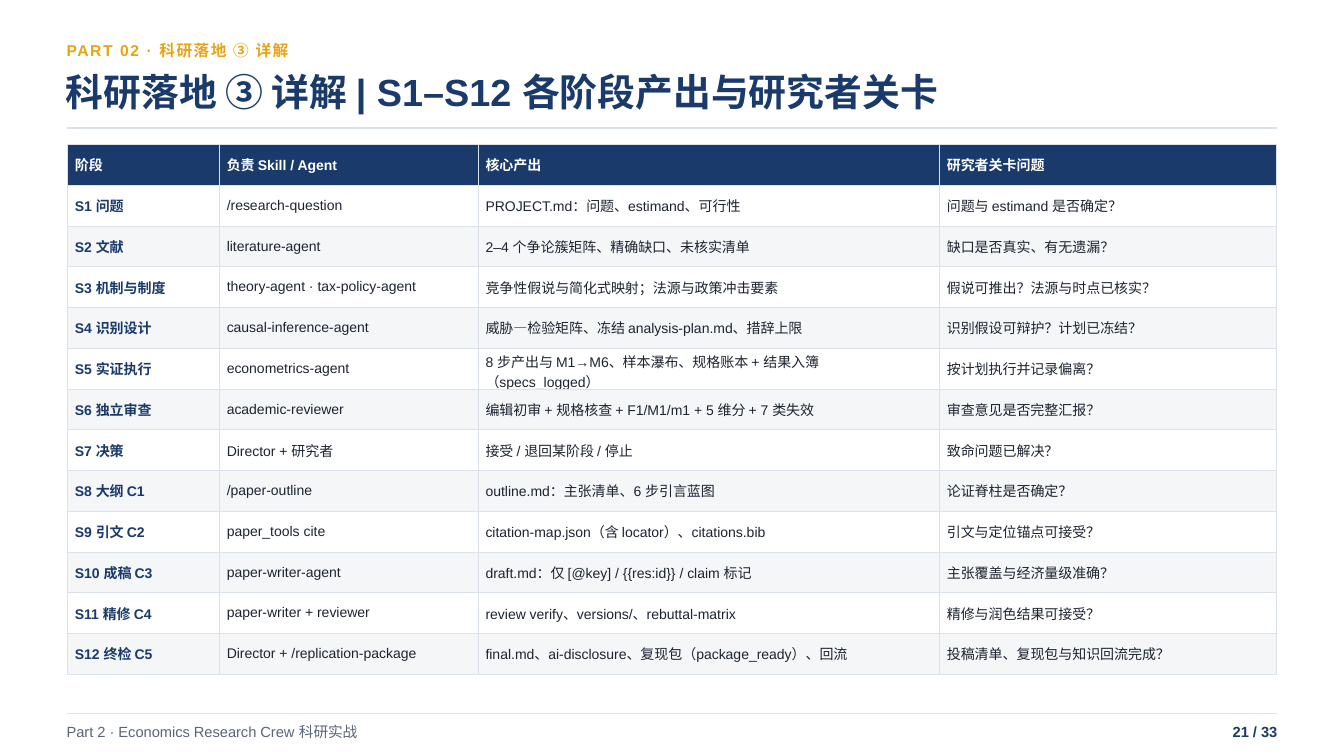
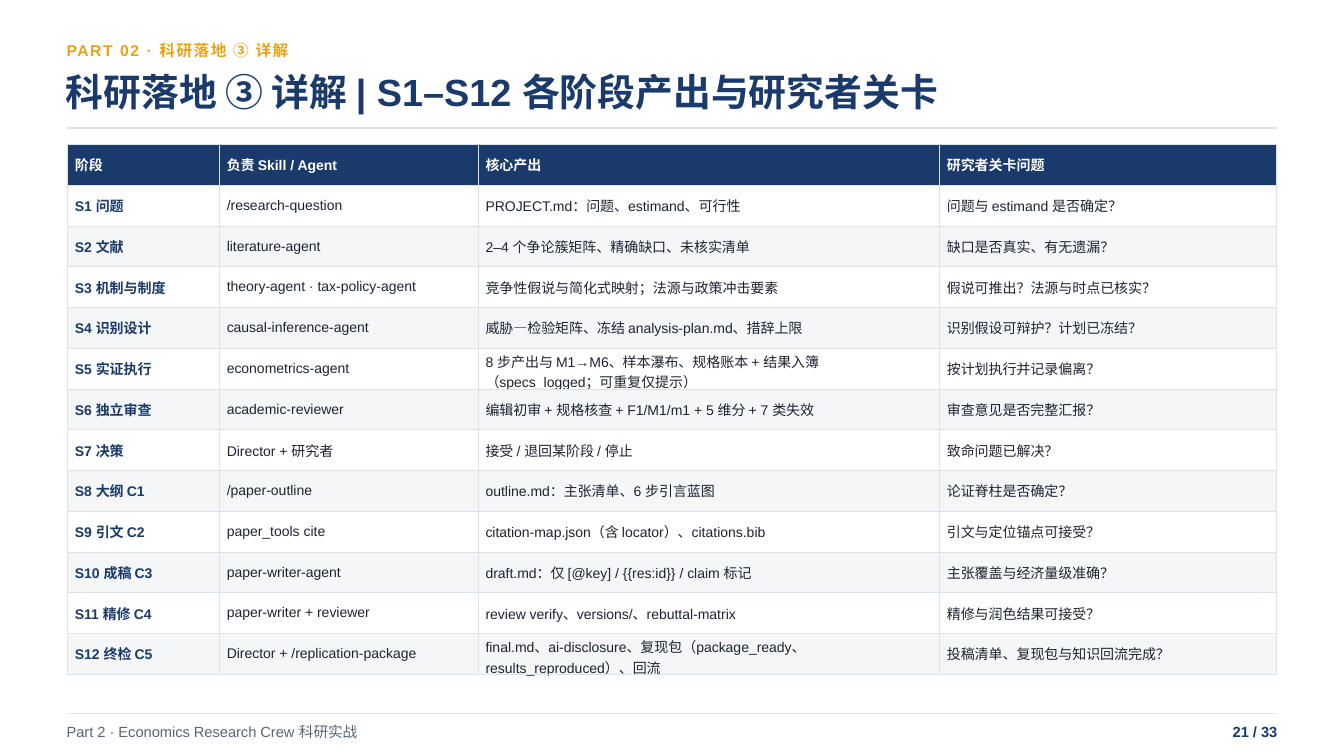
Before and after one commit to shjzzzz/Economics-Research-Crew, a slide deck: slide 21 of Claude_Code_基础与_Economics_Research_Crew_实战.pptx. Drawn at 1344x756 pixels with LibreOffice and Linux fonts; fonts in the diff are those of the drawing. Boxes give left, top, right and bottom in pixels: in the first picture for what was removed or moved away, otherwise in the second. Text is boxed around its words. In the diff, an @@ line names an element or a change of style, - is before the commit and + after.

```diff
--- a/Claude_Code_基础与_Economics_Research_Crew_实战.pptx
+++ b/Claude_Code_基础与_Economics_Research_Crew_实战.pptx
@@ table at (68,144,1278,680) @@
-row 6, column 3: 8 步产出与 M1→M6、样本瀑布、规格账本 + 结果入簿（specs_logged）
+row 6, column 3: 8 步产出与 M1→M6、样本瀑布、规格账本 + 结果入簿（specs_logged；可重复仅提示）
-row 13, column 3: final.md、ai-disclosure、复现包（package_ready）、回流
+row 13, column 3: final.md、ai-disclosure、复现包（package_ready、results_reproduced）、回流
```
Also in this commit, not shown: 4 other slides changed.
